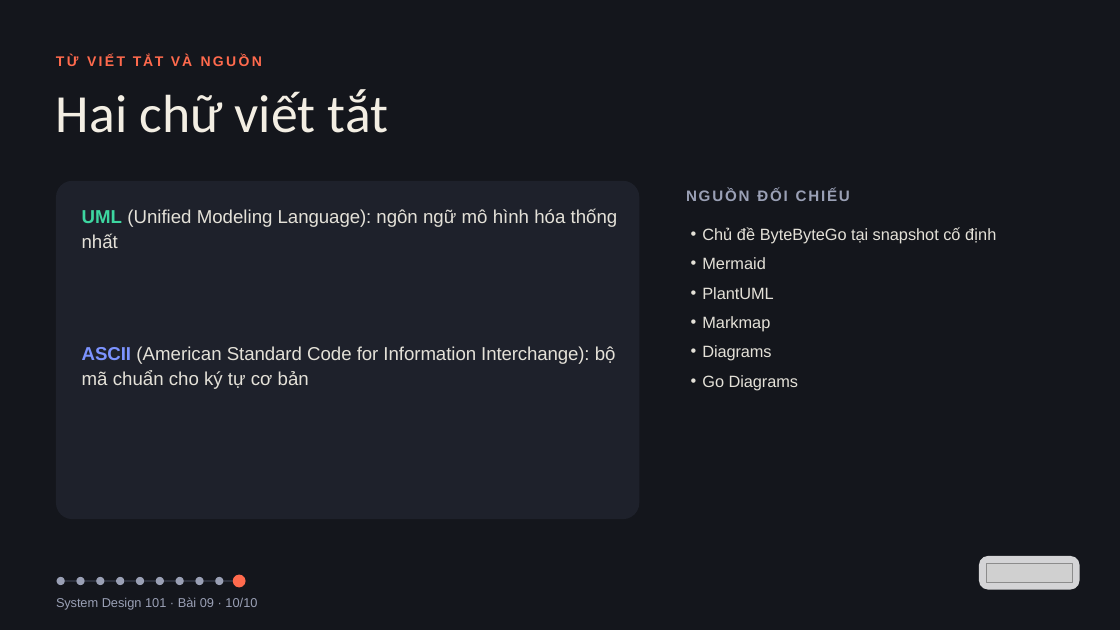
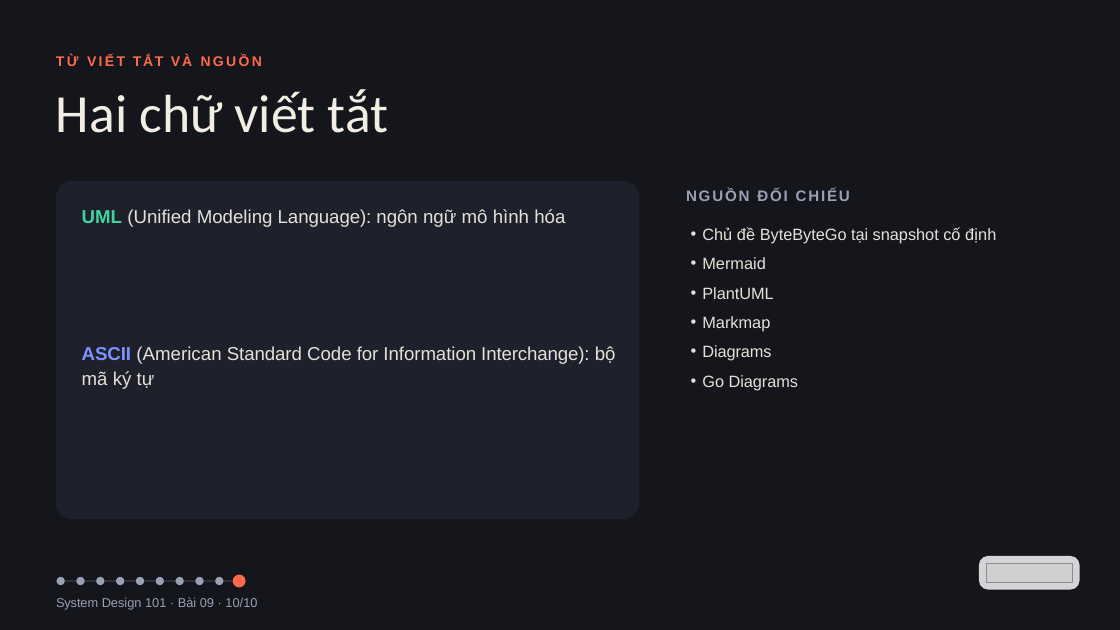
Before and after one commit to vohoailinh90/tool-marketing-studio, a slide deck: slide 10 of system-design-101/vi/lessons/sd-09-009/slides/sd-09-009.pptx. Drawn at 1120x630 pixels with LibreOffice and Linux fonts; fonts in the diff are those of the drawing; grey boxes stand for pictures. Boxes give left, top, right and bottom in pixels: in the first picture for what was removed or moved away, otherwise in the second. Text is boxed around its words. In the diff, an @@ line names an element or a change of style, - is before the commit and + after.

```diff
--- a/system-design-101/vi/lessons/sd-09-009/slides/sd-09-009.pptx
+++ b/system-design-101/vi/lessons/sd-09-009/slides/sd-09-009.pptx
@@ text at (82, 209, 565, 227): text changed @@
-UML (Unified Modeling Language): ngôn ngữ mô hình hóa thống nhất
+UML (Unified Modeling Language): ngôn ngữ mô hình hóa
@@ text at (82, 346, 616, 389): text changed @@
-ASCII (American Standard Code for Information Interchange): bộ mã chuẩn cho ký tự cơ bản
+ASCII (American Standard Code for Information Interchange): bộ mã ký tự
```
Also in this commit, not shown: 4 other slides changed, 1 other file.
